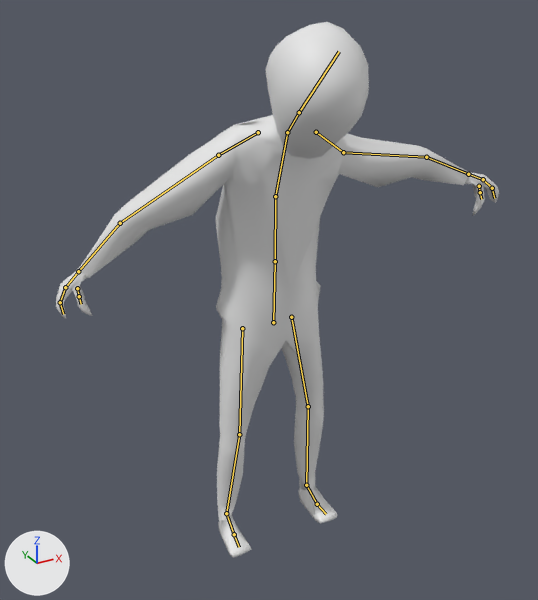
What one commit did to the Blender file Art Assets/Blender Player/Player.blend.
The view is the same before and after, from a 50 mm lens placed at (-0.923, -1.457, 1.559), pointed at (0.074, 0.356, 0.653). The lights are fixed; the arrows at lower left show +X, +Y and +Z. Both versions are drawn at the pose saved in each file; the numbers are the values there. The bones that bend it are drawn over the model as lines.

Objects in the first picture: 'Player Model'.
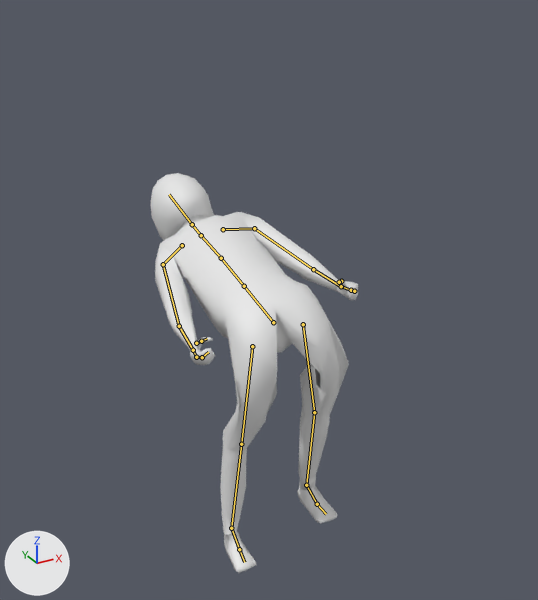
Commit message: player edit

Boxes [x1, y1, x2, y2] around the edits, measured in the pictures (538 x 600 px):
'Player Model', posed (53% narrower, 25% shorter): before [56, 22, 499, 558]; after [150, 173, 358, 573]
bone 'Hip Bone', root to tip: before (273, 322) to (275, 261); after (273, 322) to (244, 286)
bone 'Chest Bone', root to tip: before (275, 196) to (287, 132); after (221, 258) to (201, 235)
bone 'Neck Bone', root to tip: before (287, 132) to (299, 112); after (201, 235) to (192, 224)
bone 'Upper Arm Bone.L', root to tip: before (343, 152) to (426, 157); after (254, 228) to (313, 269)
bone 'Upper Arm Bone.R', root to tip: before (218, 155) to (120, 223); after (163, 264) to (179, 326)

The edits, one by one:
Bone 'Hip Bone' (bone_hip_bone) turns from (0, 0, 0) to (-81, -2, 14) degrees about its own x, y and z.
Bone 'Chest Bone' (bone_chest_bone) turns from (23, -10, -4) to (0, 0, 0) degrees about its own x, y and z.
Bone 'Neck Bone' (bone_neck_bone) turns from (23, -1, -5) to (0, 0, 0) degrees about its own x, y and z.
Bone 'Upper Arm Bone.L' (bone_upper_arm_bone_l) turns from (-9, -6, 67) to (0, 0, 0) degrees about its own x, y and z.
Bone 'Upper Arm Bone.R' (bone_upper_arm_bone_r) turns from (4, 7, -38) to (0, 0, 0) degrees about its own x, y and z.
Bone 'Leg IK.R' (bone_leg_ik_r) moves from (0.0, 0.0, 0.0) to (0.011, -0.017, -0.056).
